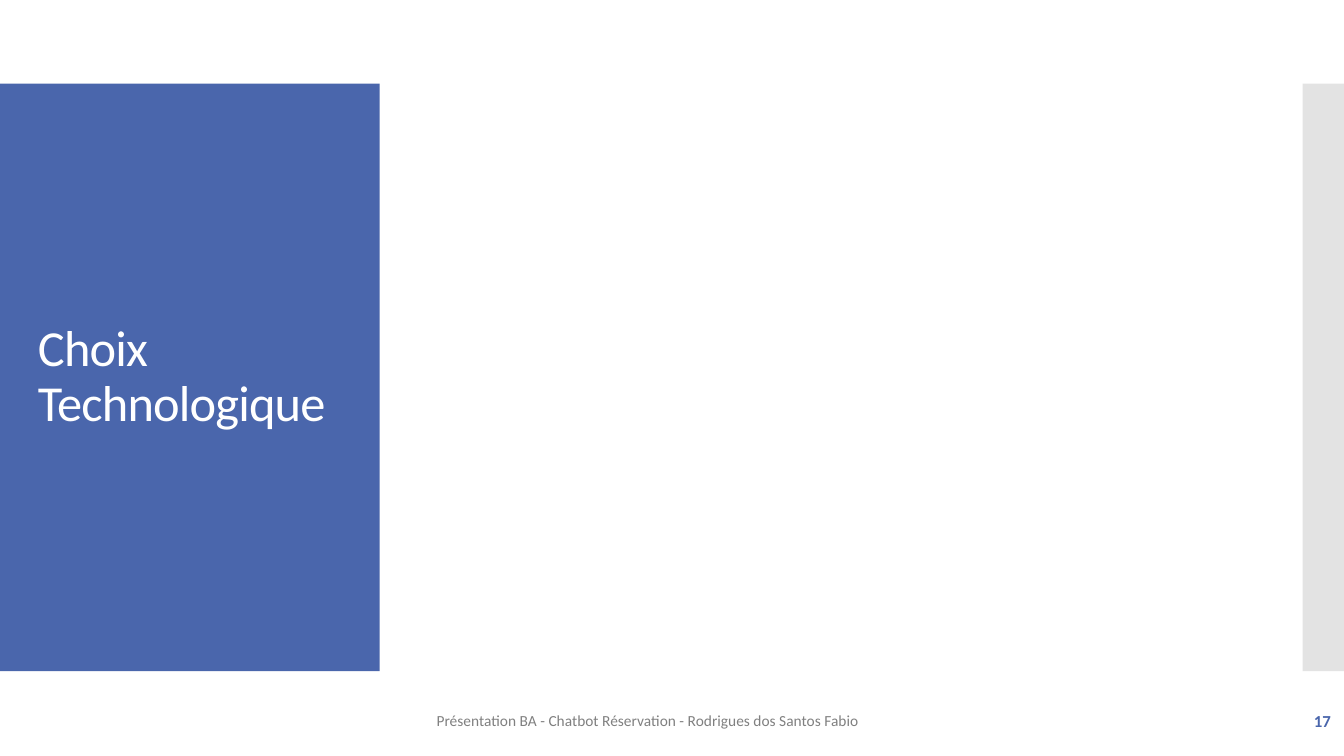
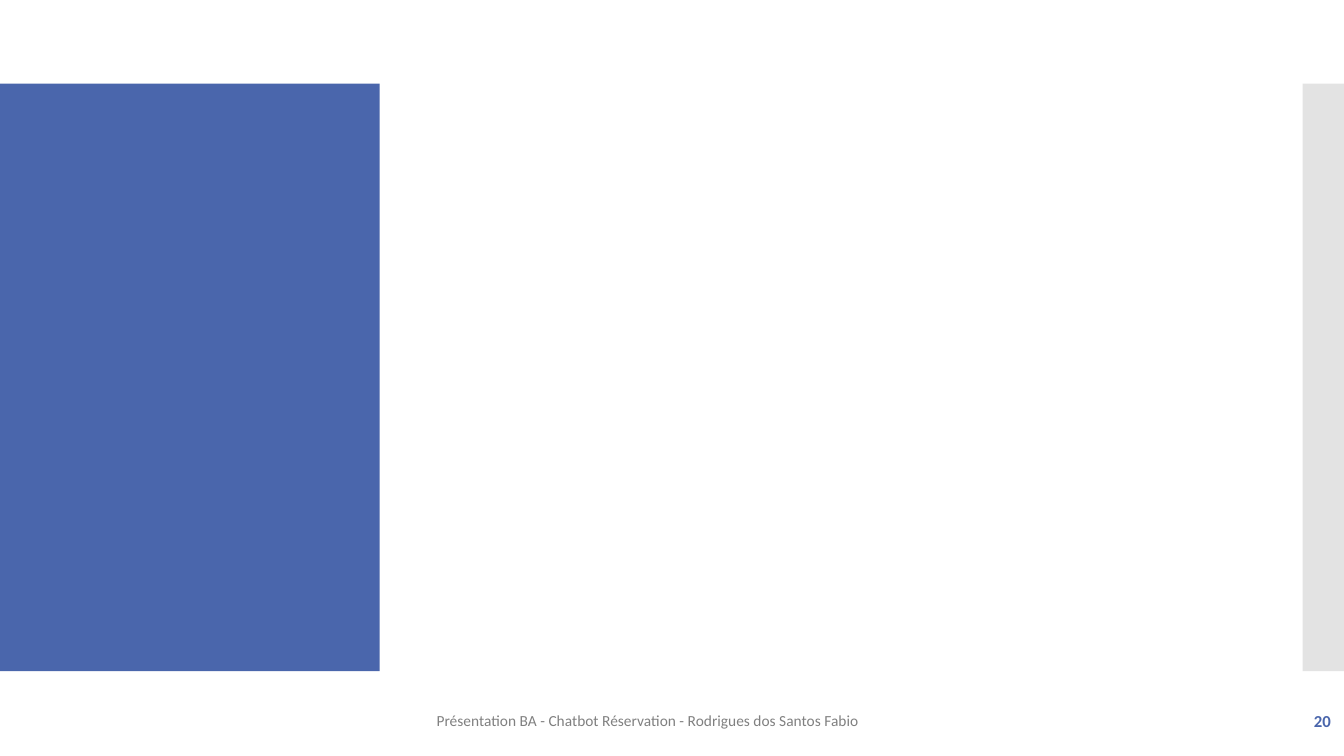
Before and after one commit to f-rdrgs/projet-bachelor, a slide deck: slide 20 of documentation/travail_bachelor/ISC_LOG_presentation_diplome_RodriguesDosSantosFabio_EggenbergNiklaus_2024.pptx (slide 17 before the commit). Drawn at 1344x756 pixels with LibreOffice and Linux fonts; fonts in the diff are those of the drawing. Boxes give left, top, right and bottom in pixels: in the first picture for what was removed or moved away, otherwise in the second. Text is boxed around its words. In the diff, an @@ line names an element or a change of style, - is before the commit and + after.

```diff
--- a/documentation/travail_bachelor/ISC_LOG_presentation_diplome_RodriguesDosSantosFabio_EggenbergNiklaus_2024.pptx
+++ b/documentation/travail_bachelor/ISC_LOG_presentation_diplome_RodriguesDosSantosFabio_EggenbergNiklaus_2024.pptx
@@ title removed at box(38, 331, 325, 430) @@
-Choix Technologique
@@ page number at box(1314, 716, 1331, 727): text changed @@
-17
+20
```
Also in this commit, not shown: 4 slides added.
